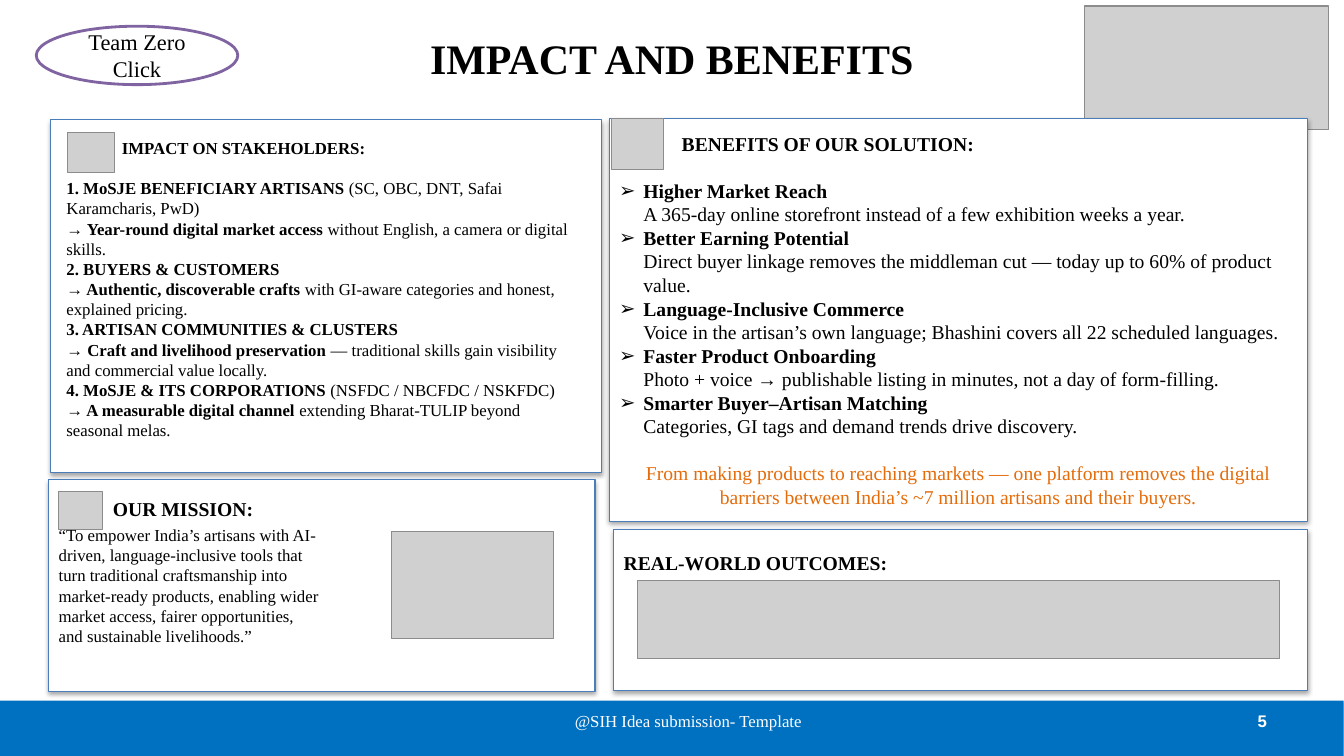
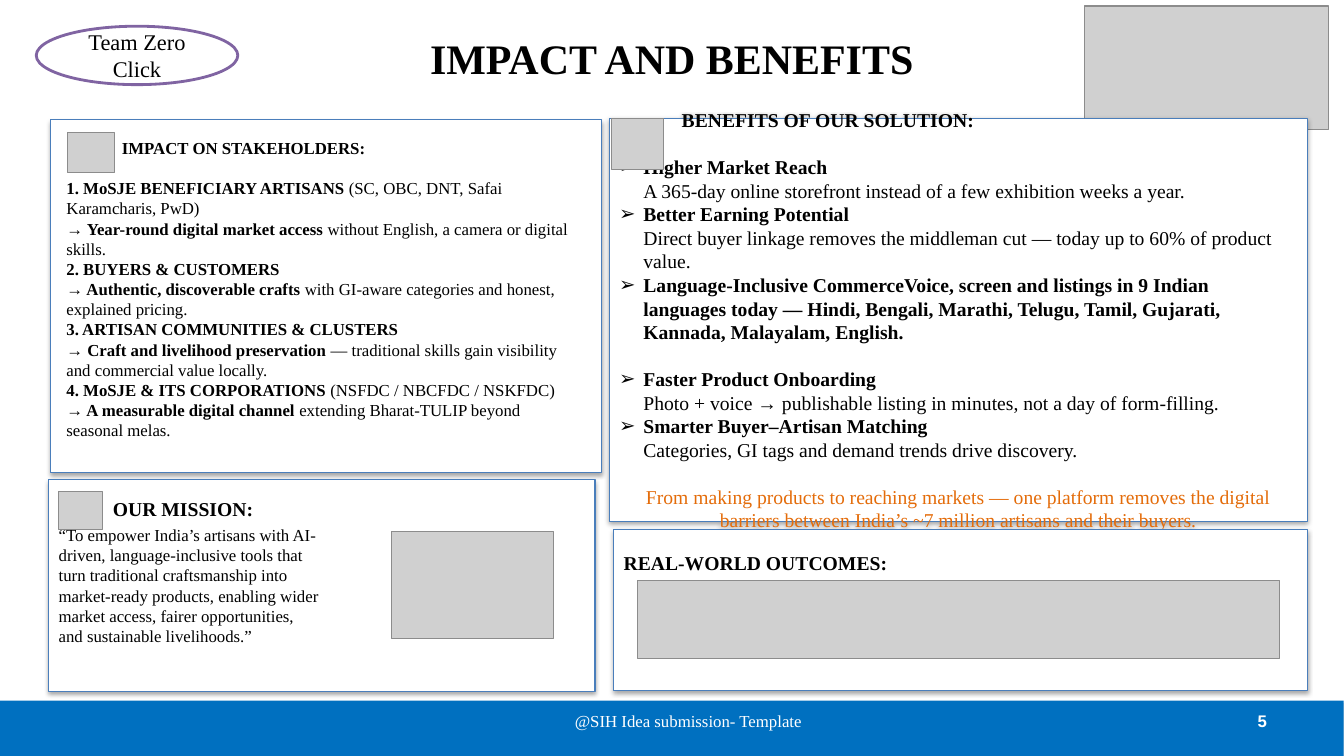
Before and after one commit to yogeshwardev/SIH-project, a slide deck: slide 5 of SIH2026_FINAL.pptx. Drawn at 1344x756 pixels with LibreOffice and Linux fonts; fonts in the diff are those of the drawing; grey boxes stand for pictures. Boxes give left, top, right and bottom in pixels: in the first picture for what was removed or moved away, otherwise in the second. Text is boxed around its words. In the diff, an @@ line names an element or a change of style, - is before the commit and + after.

```diff
--- a/SIH2026_FINAL.pptx
+++ b/SIH2026_FINAL.pptx
@@ text in rectangle at <box>643,278,1220,344</box>: text changed; bold on @@
-➢ Language-Inclusive Commerce
-  Voice in the artisan’s own language; Bhashini covers all 22 scheduled languages.
+➢ Language-Inclusive CommerceVoice, screen and listings in 9 Indian languages today — Hindi, Bengali, Marathi, Telugu, Tamil, Gujarati, Kannada, Malayalam, English.
```
Also in this commit, not shown: 4 other slides changed, 8 other files.
